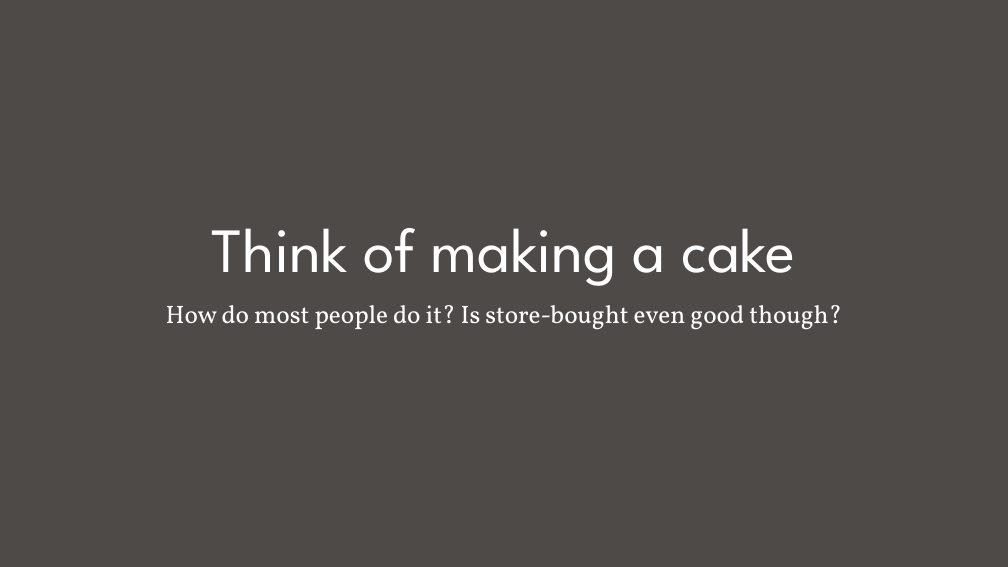
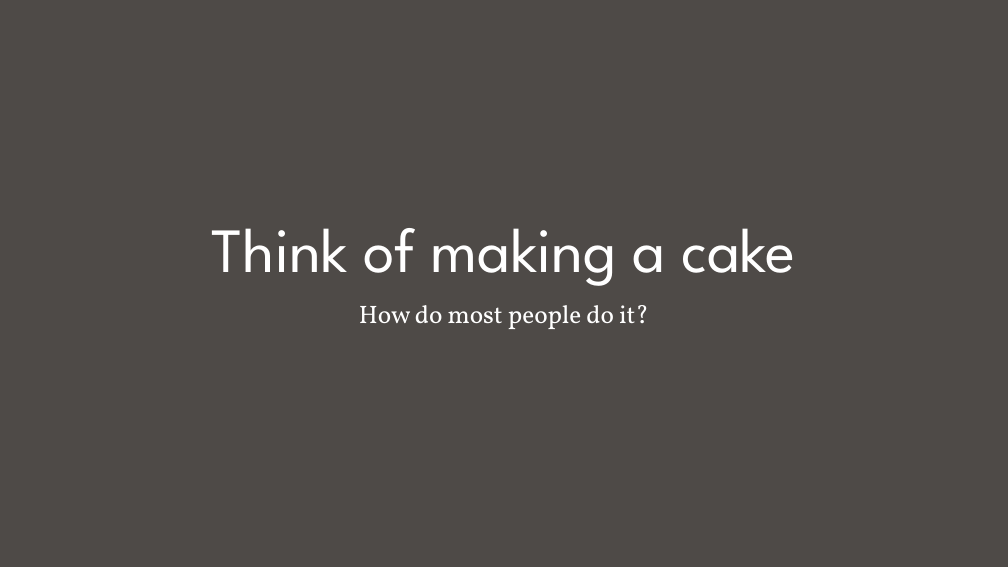
Before and after one commit to nuitrcs/Intro_to_d3_workshop, a slide deck: slide 7 of Introduction to D3.pptx. Drawn at 1008x567 pixels with LibreOffice and Linux fonts; fonts in the diff are those of the drawing. Boxes give left, top, right and bottom in pixels: in the first picture for what was removed or moved away, otherwise in the second. Text is boxed around its words. In the diff, an @@ line names an element or a change of style, - is before the commit and + after.

```diff
--- a/Introduction to D3.pptx
+++ b/Introduction to D3.pptx
@@ subtitle at (x1=359, y1=305, x2=649, y2=329): text changed @@
-How do most people do it? Is store-bought even good though?
+How do most people do it?
```
Also in this commit, not shown: 7 other slides changed, 2 slides added, 1 slide removed.
